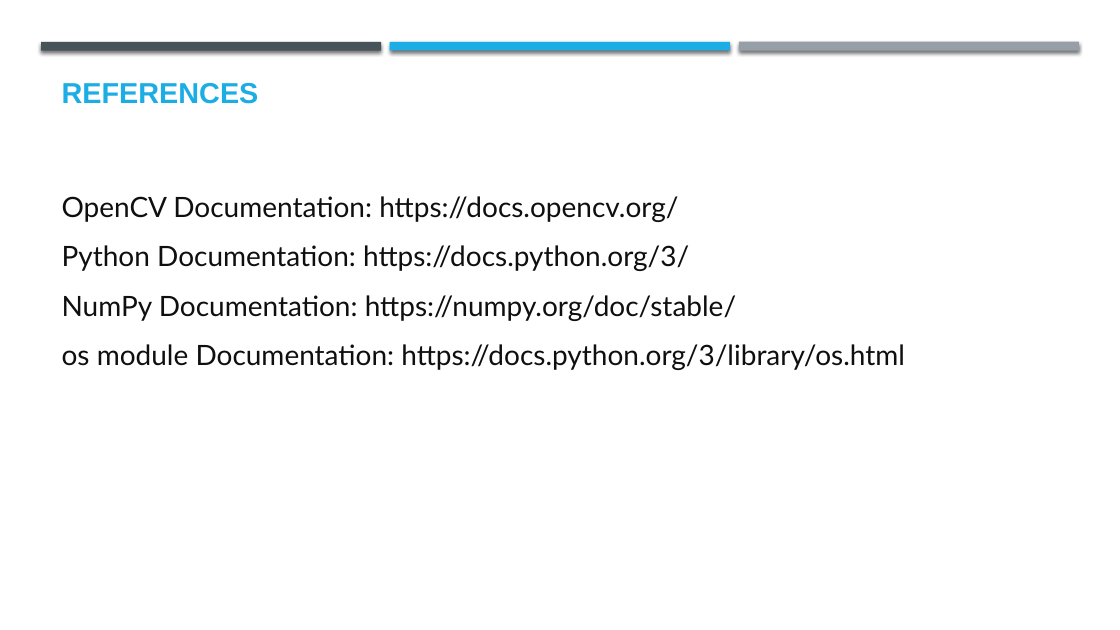
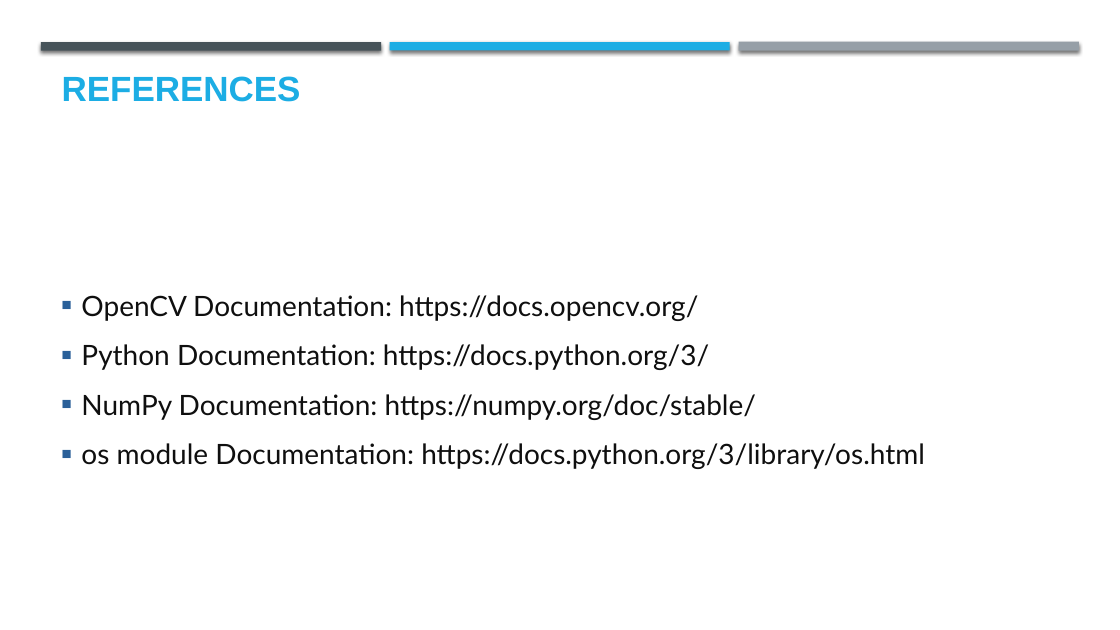
Before and after one commit to mdriz22/EDUNET-NAAN-MUDHALVAN, a slide deck: slide 10 of Steganography/Project template .pptx. Drawn at 1120x630 pixels with LibreOffice and Linux fonts; fonts in the diff are those of the drawing; background and template pictures are left out. Boxes give left, top, right and bottom in pixels: in the first picture for what was removed or moved away, otherwise in the second. Text is boxed around its words. In the diff, an @@ line names an element or a change of style, - is before the commit and + after.

```diff
--- a/Steganography/Project template .pptx
+++ b/Steganography/Project template .pptx
@@ text "REFERENCES" at box(62, 76, 301, 102): size 24.6 to 30.1 pt @@
@@ text "OpenCV Documentation: https://docs.opencv.org/" at box(81, 295, 925, 469): bullet none to ■ @@
```
Also in this commit, not shown: 6 other slides changed, 1 slide added, 1 slide removed, 4 other files.
